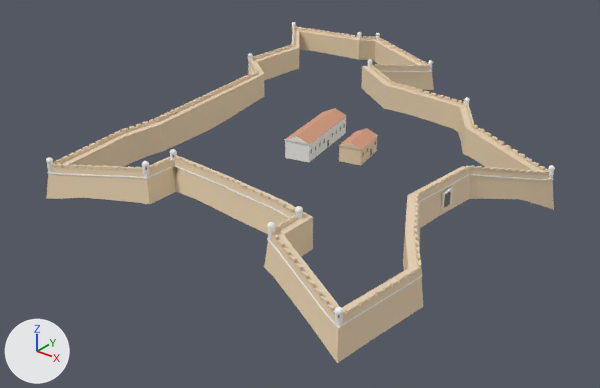
Two versions of the glTF model assets/landmarks/luanda.glb, one commit apart.
The view is the same before and after, from a 50 mm lens placed at (165.0, -216.0, 147.0), pointed at (-11.0, 5.0, 11.0). The lights are fixed; the arrows at lower left show +X, +Y and +Z. The picture after the commit comes second. Vertices at exactly the same position are counted once.

The first picture shows 'luanda'.
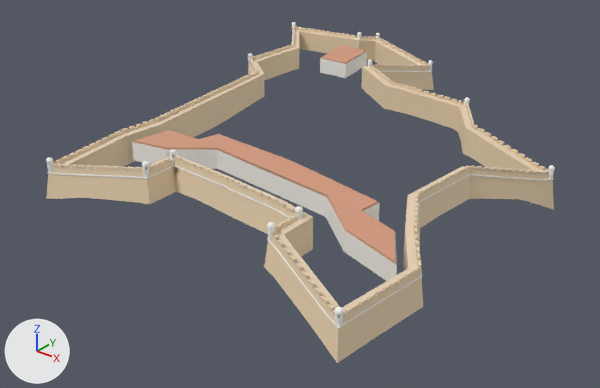
Pixel boxes (x1, y1, x2, y2) of what changed, in the pictures (600 x 388 px):
```json
{"part": 1, "of": "me_luanda", "change": "added", "after": [132, 142, 397, 281]}
{"part": 2, "of": "me_luanda", "change": "added", "after": [134, 130, 395, 263], "on screen": "beige"}
{"part": 3, "of": "me_luanda", "change": "deleted", "before": [284, 108, 453, 210]}
{"part": 4, "of": "me_luanda", "change": "added", "after": [320, 45, 367, 78]}
```

The change, as JSON lines over the scene's bpy script:
```json
{"block": "me_luanda", "where": "# used by ob_luanda; location = (0.0, 0.0, 0.0)"}
{"op": "remove", "block": "me_luanda", "code": "me_luanda.from_pydata(...)  # 6073 vertices, 9061 faces; spans x -101.0..75.0, y -86.0..122.0, z 18.0..51.0"}
{"op": "add", "block": "me_luanda", "code": "me_luanda.from_pydata(...)  # 5894 vertices, 8994 faces; spans x -101.0..75.0, y -86.0..122.0, z 18.0..51.0"}
{"block": "me_luanda", "change": "me_luanda part 1: a new loose piece of 28 vertices spanning x -35.0..68.0, y -53.0..-32.0, z 29.0..46.0"}
{"block": "me_luanda", "change": "me_luanda part 2: a new loose piece of 28 vertices spanning x -35.0..67.0, y -53.0..-32.0, z 36.0..46.0, in mat_roof (beige #d79e81)"}
{"block": "me_luanda", "change": "me_luanda part 3: 54 loose pieces with 251 vertices, spanning x -8.0..57.0, y -16.0..16.0, z 31.0..44.0, are deleted"}
{"block": "me_luanda", "change": "me_luanda part 4"}
{"block": "me_luanda", "change": "16 vertices are added at x -60.0..-41.0, y 71.0..102.0, z 31.0..41.0"}
{"block": "me_luanda", "change": "8 new faces join them, mat_white (white #f9f8f3)"}
{"block": "me_luanda", "change": "10 new faces join them, mat_roof (beige #d79e81)"}
{"block": "me_luanda", "change": "2 new faces join them, mat_stone (pale yellow #cec5b8)"}
```
